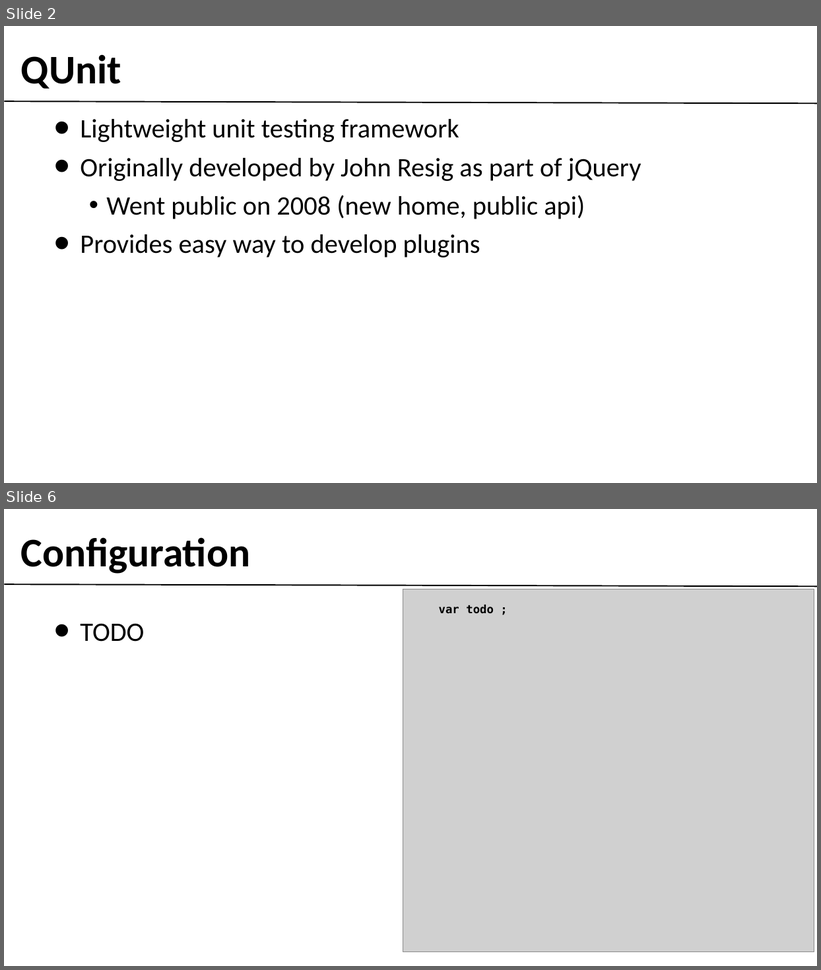
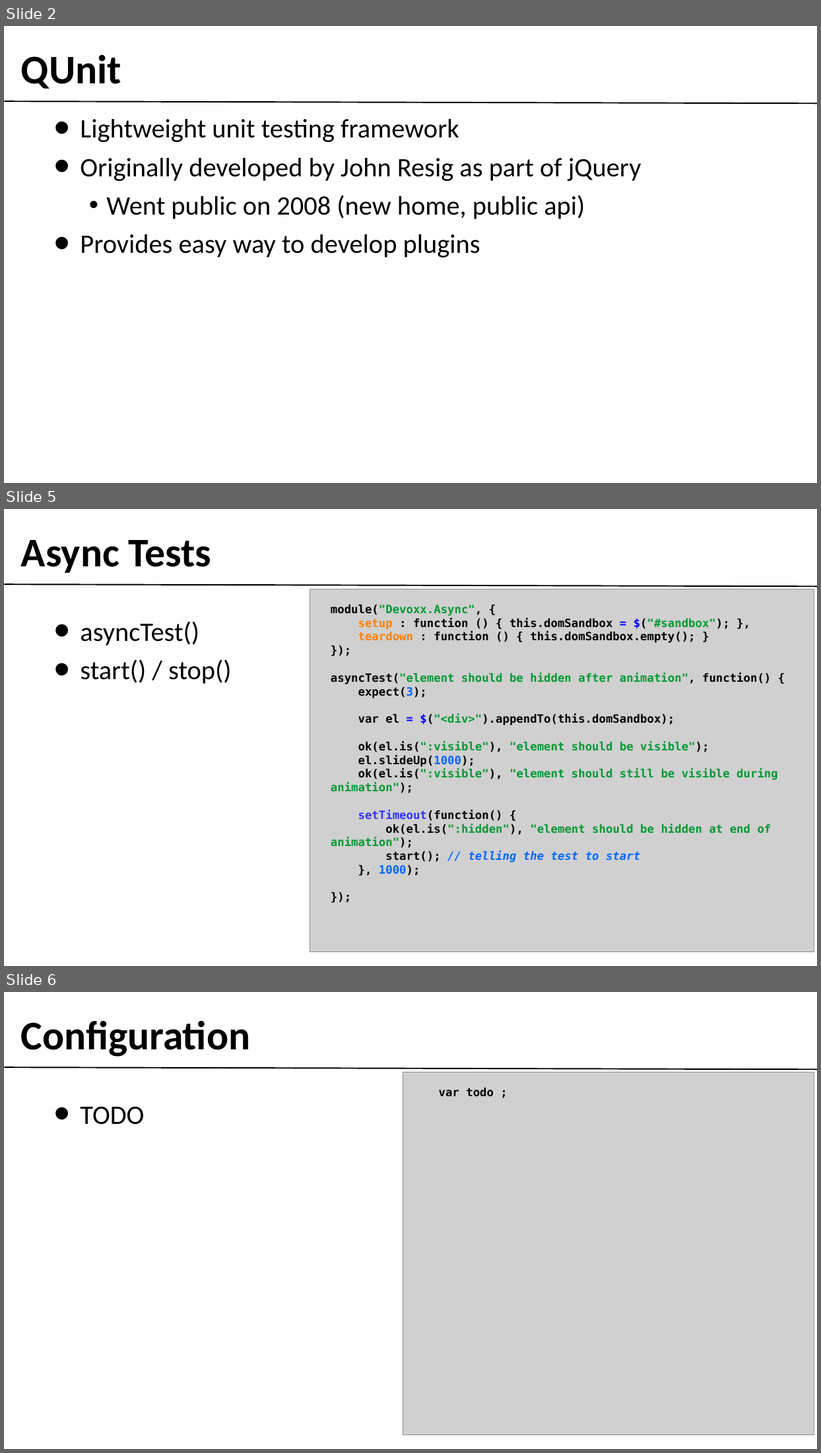
Before and after one commit to gobengo/devoxx-panorama-js-testing, a slide deck: doc/qunit_part.ppt. Shown one above the other, each under a label of ours: slides 2 and 6 before the commit, slides 2, 5 and 6 after it; the slides between them are not shown. The pictures are 821x970 and 821x1453 pixels, drawn with LibreOffice and Linux fonts; fonts in the diff are those of the drawing; grey boxes stand for pictures; background and template pictures are left out. Boxes give left, top, right and bottom in pixels: in the first picture for what was removed or moved away, otherwise in the second. Text is boxed around its words. In the diff, an @@ line names an element or a change of style, - is before the commit and + after.

```diff
--- a/doc/qunit_part.ppt
+++ b/doc/qunit_part.ppt
@@ slide 5 added at (4,509,817,966), background #FFFFFF; not listed: 1 template element that a slide beside it also shows @@
@@ text added at (21,540,212,573), 64 pt, text #000000, bold @@
+Async Tests
@@ picture added at (310,590,814,952) @@
@@ text added at (331,605,778,876), 18 pt, text #000000, bold @@
+module("Devoxx.Async", {
+setup : function () { this.domSandbox = $("#sandbox"); },
+teardown : function () { this.domSandbox.empty(); }
+});
+asyncTest("element should be hidden after animation", function() {
+expect(3);
+var el = $("<div>").appendTo(this.domSandbox);
+ok(el.is(":visible"), "element should be visible");
+el.slideUp(1000);
+ok(el.is(":visible"), "element should still be visible during animation");
+setTimeout(function() {
+ok(el.is(":hidden"), "element should be hidden at end of animation");
+start(); // telling the test to start
+}, 1000);
+});
@@ text added at (80,621,232,684), 42 pt, text #000000 @@
+• asyncTest()
+• start() / stop()
```
Also in this commit, not shown: 1 slide changed, 2 other slides added, 3 slides removed, 2 other files.
